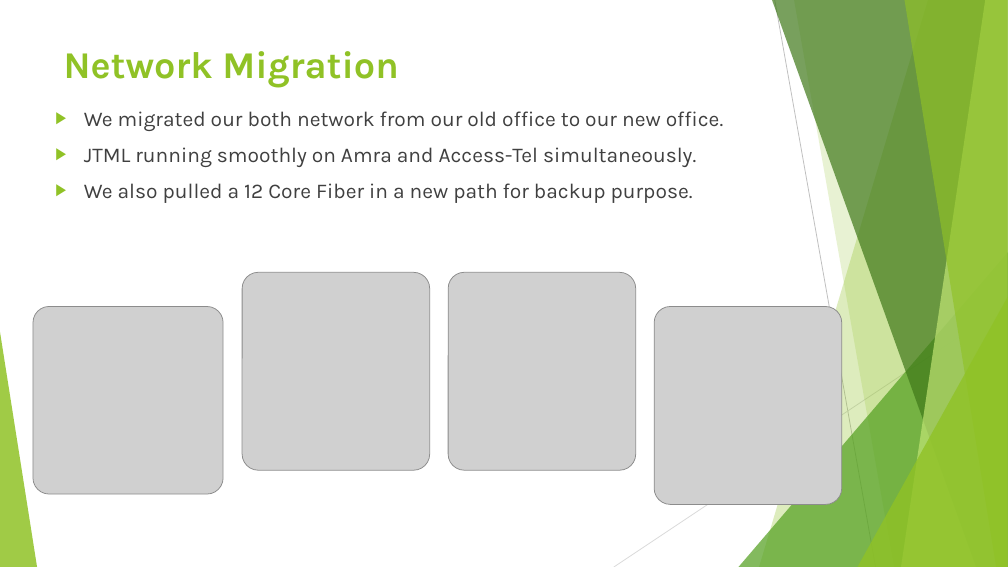
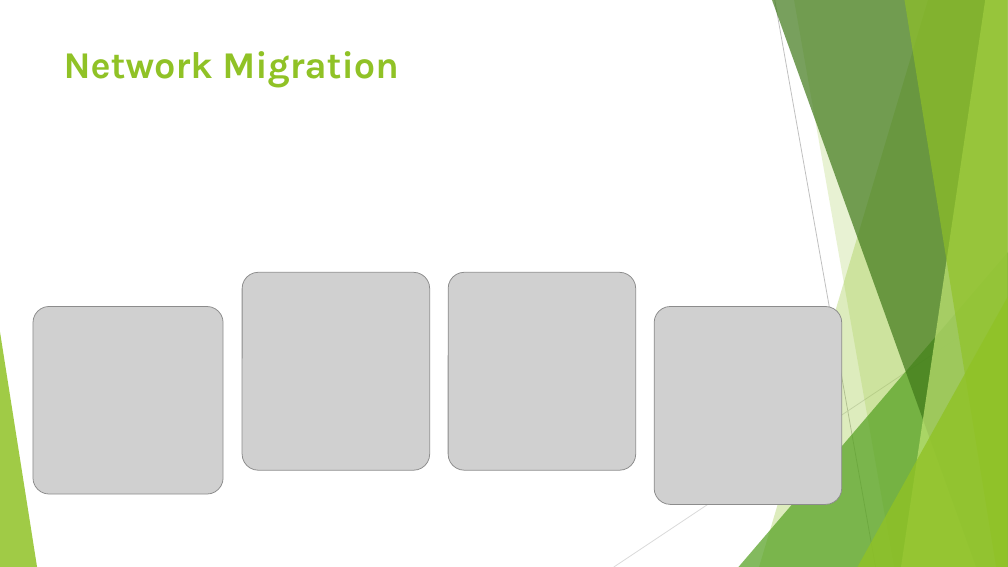
Before and after one commit to OmorKyumAunto/helpdesk-frontend, a slide deck: slide 3 of public/templates/monthly-achivement-template.pptx. Drawn at 1008x567 pixels with LibreOffice and Linux fonts; fonts in the diff are those of the drawing; grey boxes stand for pictures. Boxes give left, top, right and bottom in pixels: in the first picture for what was removed or moved away, otherwise in the second. Text is boxed around its words. In the diff, an @@ line names an element or a change of style, - is before the commit and + after.

```diff
--- a/public/templates/monthly-achivement-template.pptx
+++ b/public/templates/monthly-achivement-template.pptx
@@ text removed at (x1=84, y1=111, x2=724, y2=203) @@
-▶ We migrated our both network from our old office to our new office.
-▶ JTML running smoothly on Amra and Access-Tel simultaneously.
-▶ We also pulled a 12 Core Fiber in a new path for backup purpose.
```
Also in this commit, not shown: 3 other slides changed, 26 other files.
